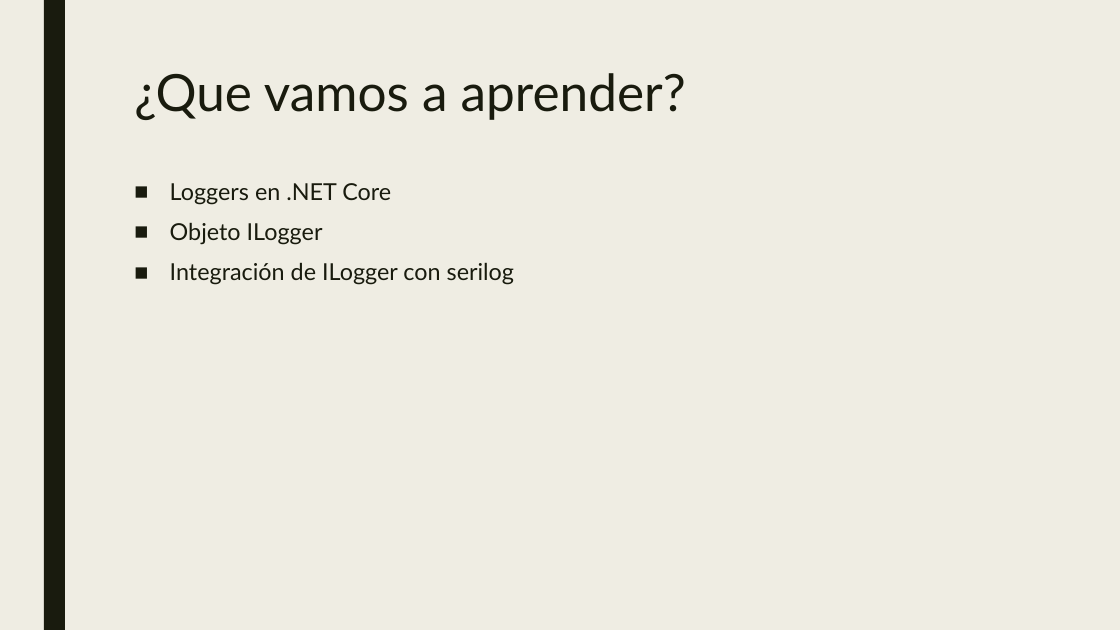
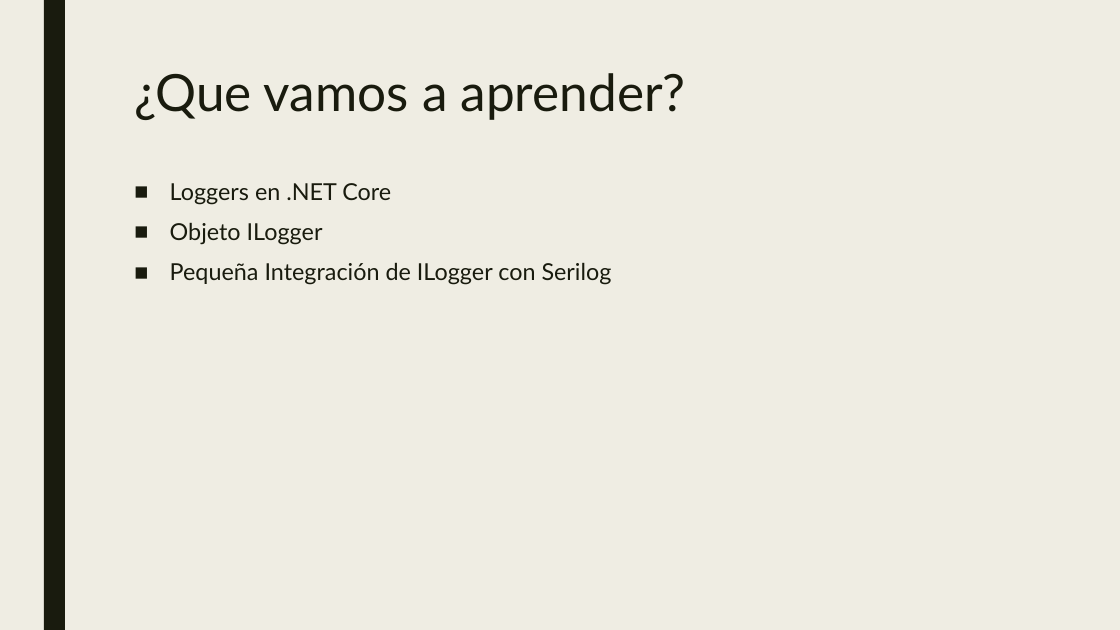
Before and after one commit to dadjh85/Demo3-Curso-.NetCore3.1, a slide deck: slide 2 of doc/Demo3- Curso .NET Core.pptx. Drawn at 1120x630 pixels with LibreOffice and Linux fonts; fonts in the diff are those of the drawing. Boxes give left, top, right and bottom in pixels: in the first picture for what was removed or moved away, otherwise in the second. Text is boxed around its words. In the diff, an @@ line names an element or a change of style, - is before the commit and + after.

```diff
--- a/doc/Demo3- Curso .NET Core.pptx
+++ b/doc/Demo3- Curso .NET Core.pptx
@@ text at <box>170,262,612,285</box>: text changed @@
-■ Integración de ILogger con serilog
+■ Pequeña Integración de ILogger con Serilog
```
Also in this commit, not shown: 7 slides added, 9 other files.
